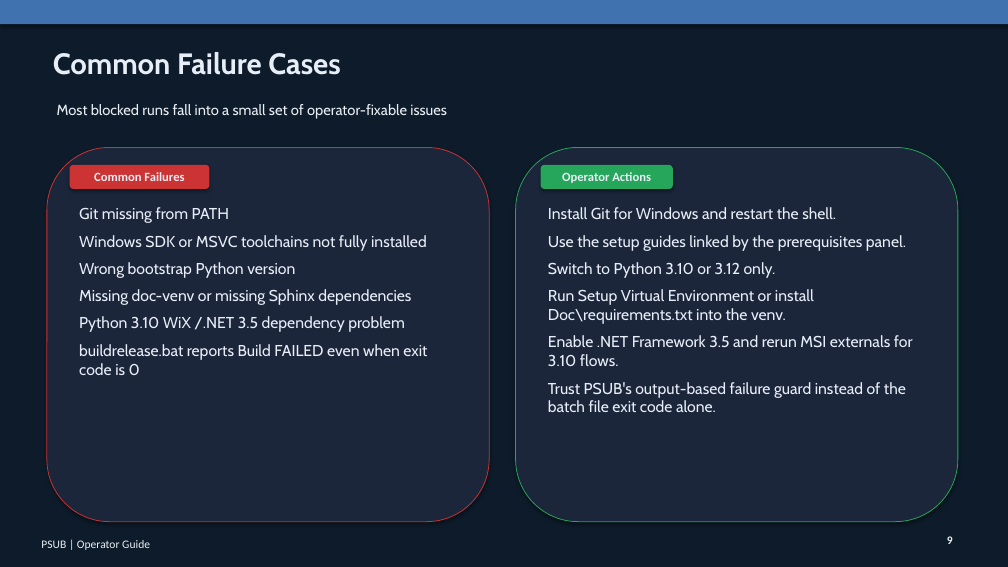
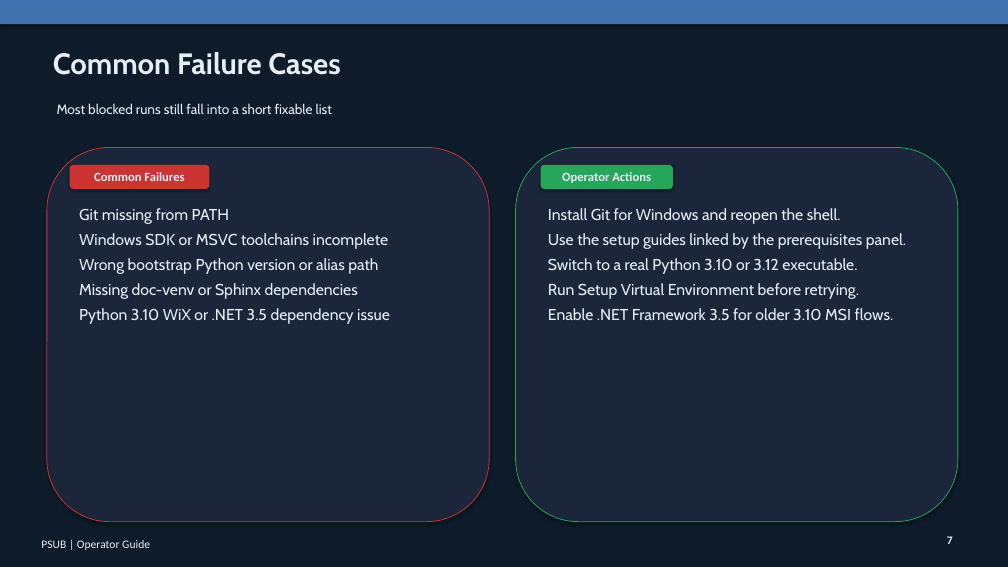
Before and after one commit to patrikkarlsson72/psub, a slide deck: slide 7 of output/presentation/PSUB-Operator-Guide.pptx (slide 9 before the commit). Drawn at 1008x567 pixels with LibreOffice and Linux fonts; fonts in the diff are those of the drawing. Boxes give left, top, right and bottom in pixels: in the first picture for what was removed or moved away, otherwise in the second. Text is boxed around its words. In the diff, an @@ line names an element or a change of style, - is before the commit and + after.

Commit message:
Refine PSUB operator presentation deck

```diff
--- a/output/presentation/PSUB-Operator-Guide.pptx
+++ b/output/presentation/PSUB-Operator-Guide.pptx
@@ text at [57, 103, 332, 114]: text changed; size 14 to 13 pt @@
-Most blocked runs fall into a small set of operator-fixable issues
+Most blocked runs still fall into a short fixable list
@@ text at [548, 208, 841, 224]: text changed @@
-Install Git for Windows and restart the shell.
+Install Git for Windows and reopen the shell.
@@ text at [79, 233, 390, 324]: text changed @@
-Windows SDK or MSVC toolchains not fully installed
-Wrong bootstrap Python version
-Missing doc-venv or missing Sphinx dependencies
-Python 3.10 WiX /.NET 3.5 dependency problem
-buildrelease.bat reports Build FAILED even when exit code is 0
+Windows SDK or MSVC toolchains incomplete
+Wrong bootstrap Python version or alias path
+Missing doc-venv or Sphinx dependencies
+Python 3.10 WiX or .NET 3.5 dependency issue
@@ text at [548, 233, 906, 249]: line spacing 1 to 1.05; less space between paragraphs @@
@@ text at [548, 258, 894, 320]: text changed @@
-Switch to Python 3.10 or 3.12 only.
-Run Setup Virtual Environment or install Doc\requirements.txt into the venv.
-Enable .NET Framework 3.5 and rerun MSI externals for 3.10 flows.
-Trust PSUB's output-based failure guard instead of the batch file exit code alone.
+Switch to a real Python 3.10 or 3.12 executable.
+Run Setup Virtual Environment before retrying.
+Enable .NET Framework 3.5 for older 3.10 MSI flows.
@@ text at [947, 536, 953, 544]: text changed @@
-9
+7
```
Also in this commit, not shown: 4 other slides changed, 3 slides added, 5 slides removed, 3 other files.
